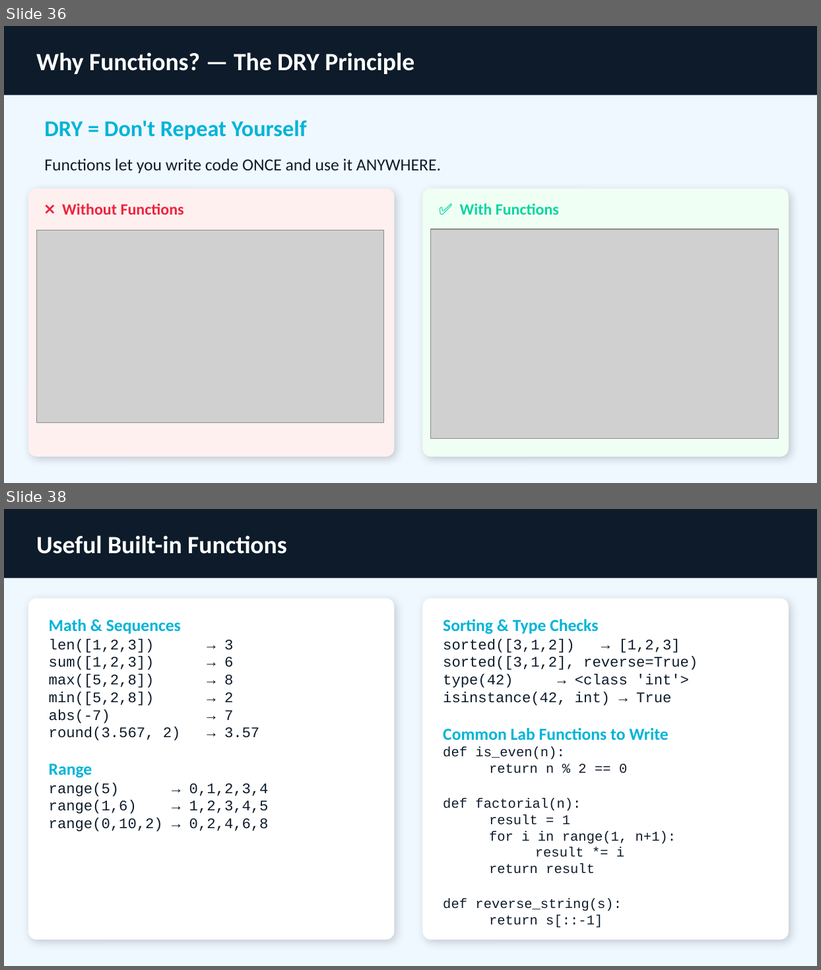
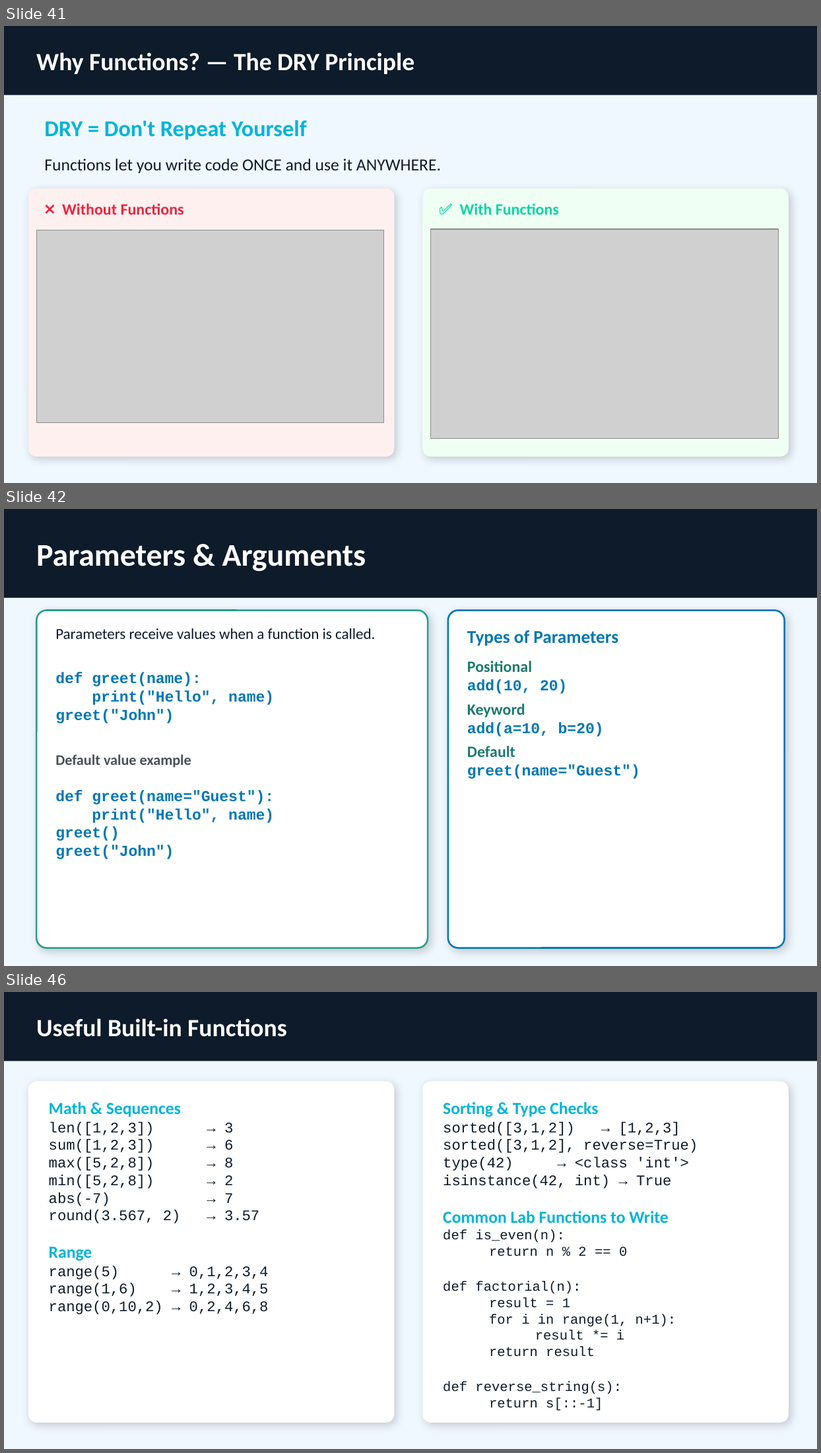
Before and after one commit to GursimranjeetSingh/2b-Academy, a slide deck: Presentations/2b_Academy_Week1.pptx. Shown one above the other, each under a label of ours: slides 36 and 38 before the commit, slides 41, 42 and 46 after it; the slides between them are not shown. The pictures are 821x970 and 821x1453 pixels, drawn with LibreOffice and Linux fonts; fonts in the diff are those of the drawing; grey boxes stand for pictures. Boxes give left, top, right and bottom in pixels: in the first picture for what was removed or moved away, otherwise in the second. Text is boxed around its words. In the diff, an @@ line names an element or a change of style, - is before the commit and + after.

```diff
--- a/Presentations/2b_Academy_Week1.pptx
+++ b/Presentations/2b_Academy_Week1.pptx
@@ slide 42 added at [4, 509, 817, 966], background #F0F8FF @@
@@ rectangle added at [4, 509, 817, 597], fill #0D1B2A @@
@@ text added at [36, 545, 366, 571], 28 pt, text #FFFFFF, bold @@
+Parameters & Arguments
@@ rounded rectangle added at [36, 611, 428, 949], fill #FFFFFF, outline #2A9D8F 1.5 pt, 13.5 pt, text #0077B6, bold @@
+Parameters receive values when a function is called.
+def greet(name):
+print("Hello", name)
+greet("John")
+Default value example
+def greet(name="Guest"):
+print("Hello", name)
+greet()
+greet("John")
@@ rounded rectangle added at [448, 611, 785, 949], fill #FFFFFF, outline #0077B6 1.5 pt, 13.5 pt, text #0077B6, bold @@
+Types of Parameters
+Positional
+add(10, 20)
+Keyword
+add(a=10, b=20)
+Default
+greet(name="Guest")
@@ what was slide 36 is now slide 41 @@
@@ what was slide 38 is now slide 46 @@
```
Also in this commit, not shown: 14 other slides added, 1 slide removed, 12 other files.
